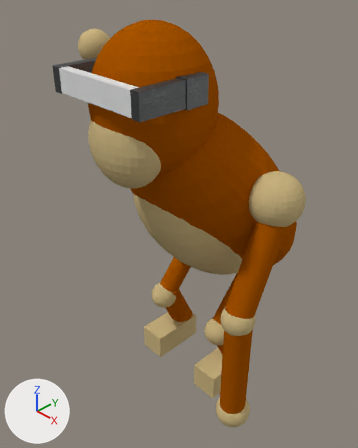
An edit to the Blender file Assets/monkkee_body.blend, drawn before and after from the same camera.
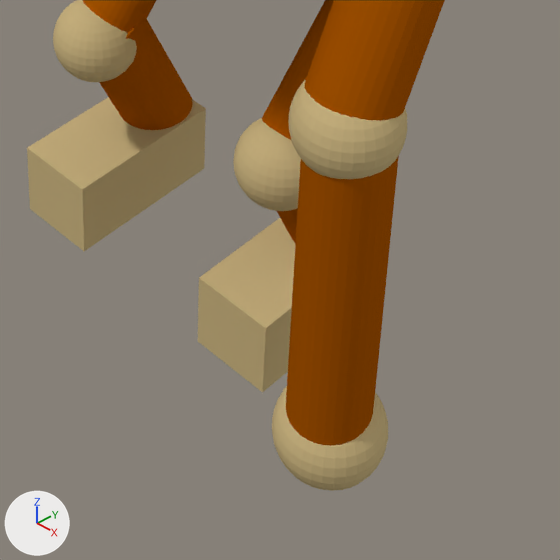
Each version is shown whole from a camera (50 mm lens) standing at (3.17, -3.69, 3.49) and looking at (-0.07, -0.56, 0.85), then close up on the part from 38% to 84% of the width and 63% to 100% of the height. Lighting does not change. The marker at lower left points along +X, +Y and +Z.
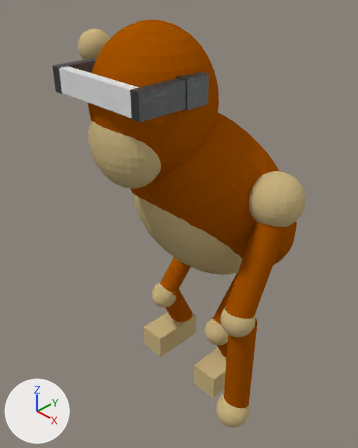
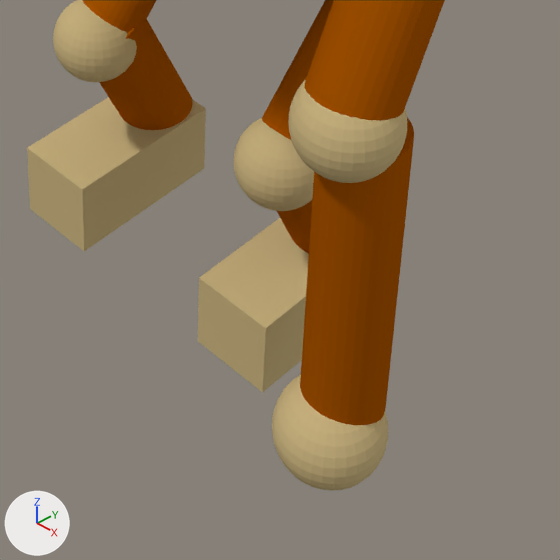
Location of each change, [x1, y1, x2, y2] in pixels of the close-ups (560 x 560 px):
```json
{"object": "Lower arm", "change": "moved", "before": [286, 155, 399, 446], "after": [300, 117, 414, 425]}
```

Scene script edits in JSON lines:
```json
{"op": "set", "path": "ob_lower_arm.location", "old": "(1.032, -0.85, -0.199)", "new": "(1.032, -0.786, -0.199)"}
```
